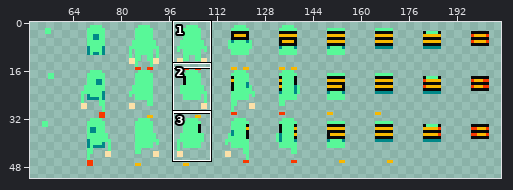
File history of a sprite sheet, www/img/player.png. Above: a wide view before the commit, with the close-up outlined.
Close-up. First the earlier version:
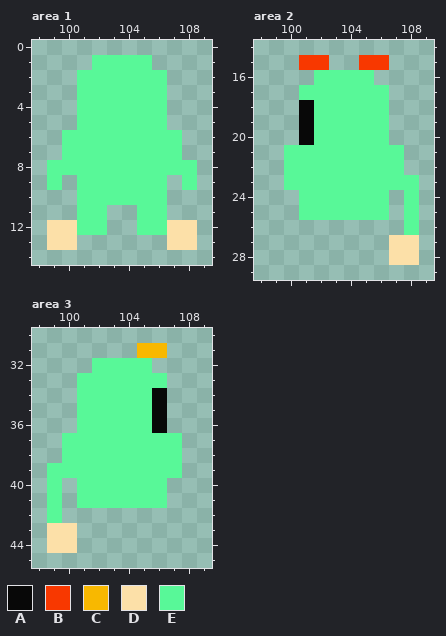
The file is 256x144 pixels. Shown: area 1: x 98..109, y 0..14; area 2: x 98..109, y 14..29; area 3: x 98..109, y 30..45. The wide view leaves out empty margins. The commit also changed other parts of the picture, which this record leaves out.
Palette (. is transparent): A #080808  B #f83800  C #f8b800  D #fce0a8  E #58f898
Pixels before, area 1, first column x 99:
 1 ...EEEE...
 2 ..EEEEEE..
 3 ..EEEEEE..
 4 ..EEEEEE..
 5 ..EEEEEE..
 6 .EEEEEEEE.
 7 .EEEEEEEE.
 8 EEEEEEEEEE
 9 E.EEEEEE.E
10 ..EEEEEE..
11 ..EE..EE..
12 DDEE..EEDD
13 DD......DD
Pixels before, area 2, first column x 100:
15 .BB..BB..
16 ..EEEE...
17 .EEEEEE..
18 .AEEEEE..
19 .AEEEEE..
20 .AEEEEE..
21 EEEEEEEE.
22 EEEEEEEE.
23 EEEEEEEEE
24 .EEEEEE.E
25 .EEEEEE.E
26 ........E
27 .......DD
28 .......DD
Pixels before, area 3, first column x 99:
31 ......CC.
32 ...EEEE..
33 ..EEEEEE.
34 ..EEEEEA.
35 ..EEEEEA.
36 ..EEEEEA.
37 .EEEEEEEE
38 .EEEEEEEE
39 EEEEEEEEE
40 E.EEEEEE.
41 E.EEEEEE.
42 E........
43 DD.......
44 DD.......
Now the later version:
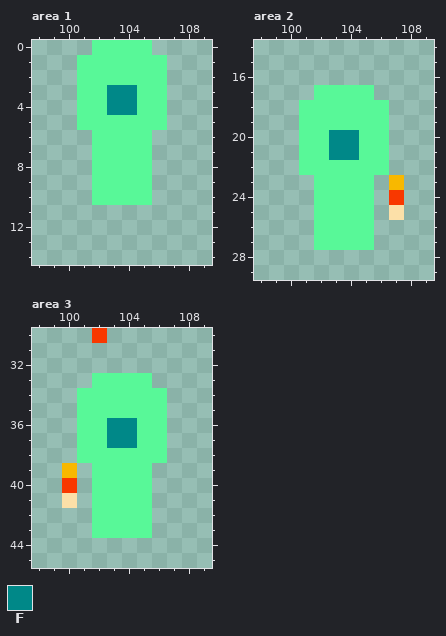
Colours new in this view: F #008888
Changes in this commit:
Area 1:
Colour E is added in row 0 at x 102 to 105; in row 1 at x 101 and 106.
Colour F replaces colour E in rows 3 to 4 at x 103 to 104.
Colour D is gone in rows 12 to 13 at x 99 to 100 and 107 to 108.
Colour E is gone in rows 6 to 7 at x 100 to 101 and 106 to 107; in row 8 at x 99 to 101 and 106 to 108; in row 9 at x 99, 101, 106 and 108; in row 10 at x 101 and 106; in rows 11 to 12 at x 101 to 102 and 105 to 106.
Area 2:
Colour B is added in row 24 at x 107.
Colour C replaces colour E in row 23 at x 107.
Colour D is added in row 25 at x 107.
Colour E is added in rows 26 to 27 at x 102 to 105.
Colour E replaces colour A in rows 18 to 20 at x 101.
Colour F replaces colour E in rows 20 to 21 at x 103 to 104.
Colour B is gone in row 15 at x 101 to 102 and 105 to 106.
Colour D is gone in rows 27 to 28 at x 107 to 108.
Colour E is gone in row 16 at x 102 to 105; in row 17 at x 101 and 106; in rows 21 to 22 at x 100 and 107; in row 23 at x 100 to 101, 106 and 108; in rows 24 to 25 at x 101, 106 and 108; in row 26 at x 108.
Area 3:
Colour B is added in row 30 at x 102; in row 40 at x 100.
Colour C replaces colour E in row 39 at x 100.
Colour D is added in row 41 at x 100.
Colour E is added in rows 42 to 43 at x 102 to 105.
Colour E replaces colour A in rows 34 to 36 at x 106.
Colour F replaces colour E in rows 36 to 37 at x 103 to 104.
Colour C is gone in row 31 at x 105 to 106.
Colour D is gone in rows 43 to 44 at x 99 to 100.
Colour E is gone in row 32 at x 102 to 105; in row 33 at x 101 and 106; in rows 37 to 38 at x 100 and 107; in row 39 at x 99, 101 and 106 to 107; in rows 40 to 41 at x 99, 101 and 106; in row 42 at x 99.
